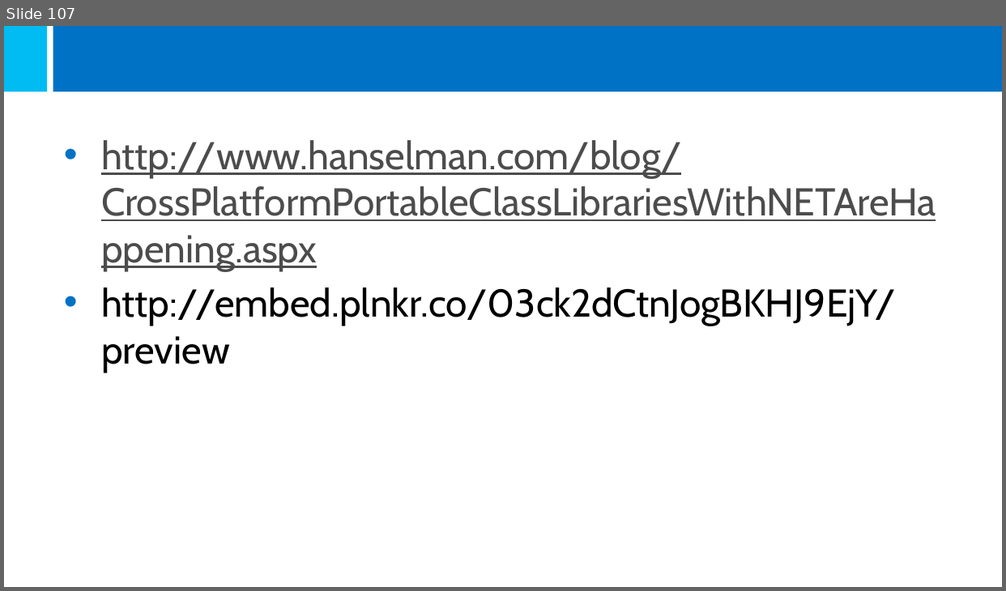
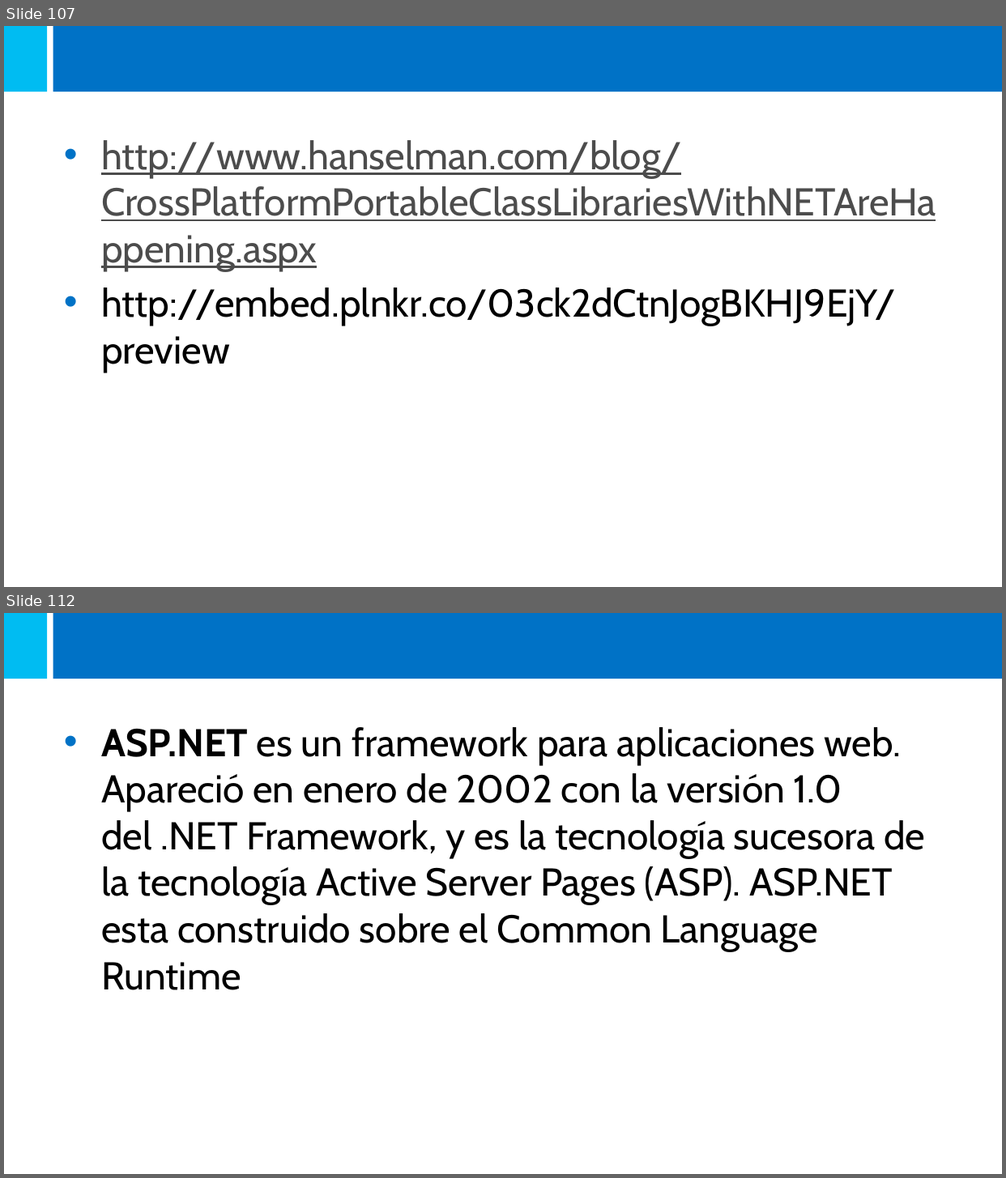
Before and after one commit to jmmortega/CSharpCourse, a slide deck: StudentPresentation.pptx. Shown one above the other, each under a label of ours: slide 107 before the commit, slides 107 and 112 after it; the slides between them are not shown. The pictures are 1006x591 and 1006x1178 pixels, drawn with LibreOffice and Linux fonts; fonts in the diff are those of the drawing. Boxes give left, top, right and bottom in pixels: in the first picture for what was removed or moved away, otherwise in the second. Text is boxed around its words. In the diff, an @@ line names an element or a change of style, - is before the commit and + after.

```diff
--- a/StudentPresentation.pptx
+++ b/StudentPresentation.pptx
@@ slide 112 added at bbox=[4, 613, 1002, 1174], background #FFFFFF; not listed: 2 template elements that a slide beside it also shows @@
@@ text added at bbox=[101, 727, 925, 990], 28 pt, text #000000 @@
+• ASP.NET es un framework para aplicaciones web. Apareció en enero de 2002 con la versión 1.0 del .NET Framework, y es la tecnología sucesora de la tecnología Active Server Pages (ASP). ASP.NET esta construido sobre el Common Language Runtime
```
Also in this commit, not shown: 1 slide changed, 34 other slides added, 7 other files.
